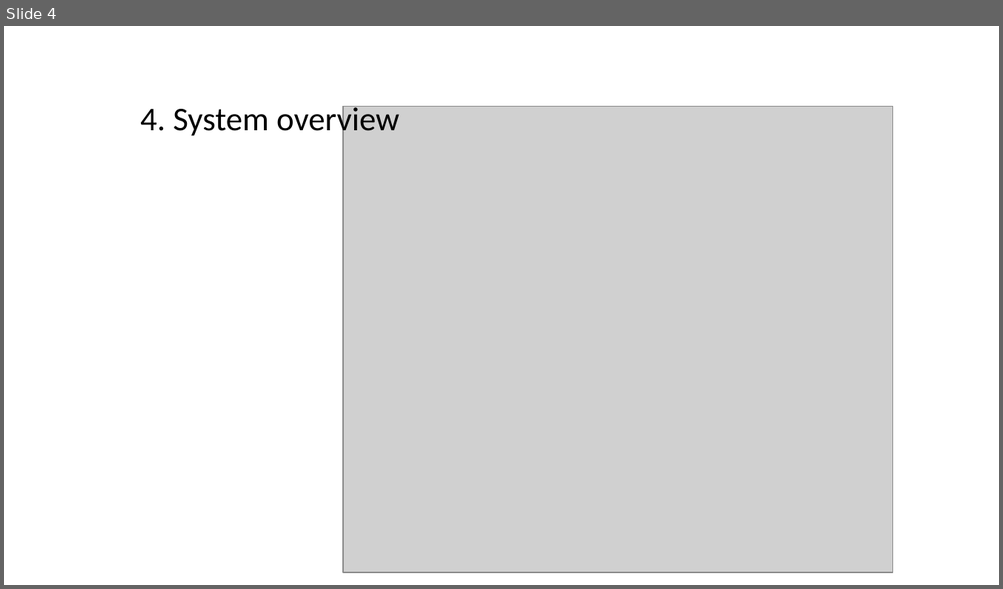
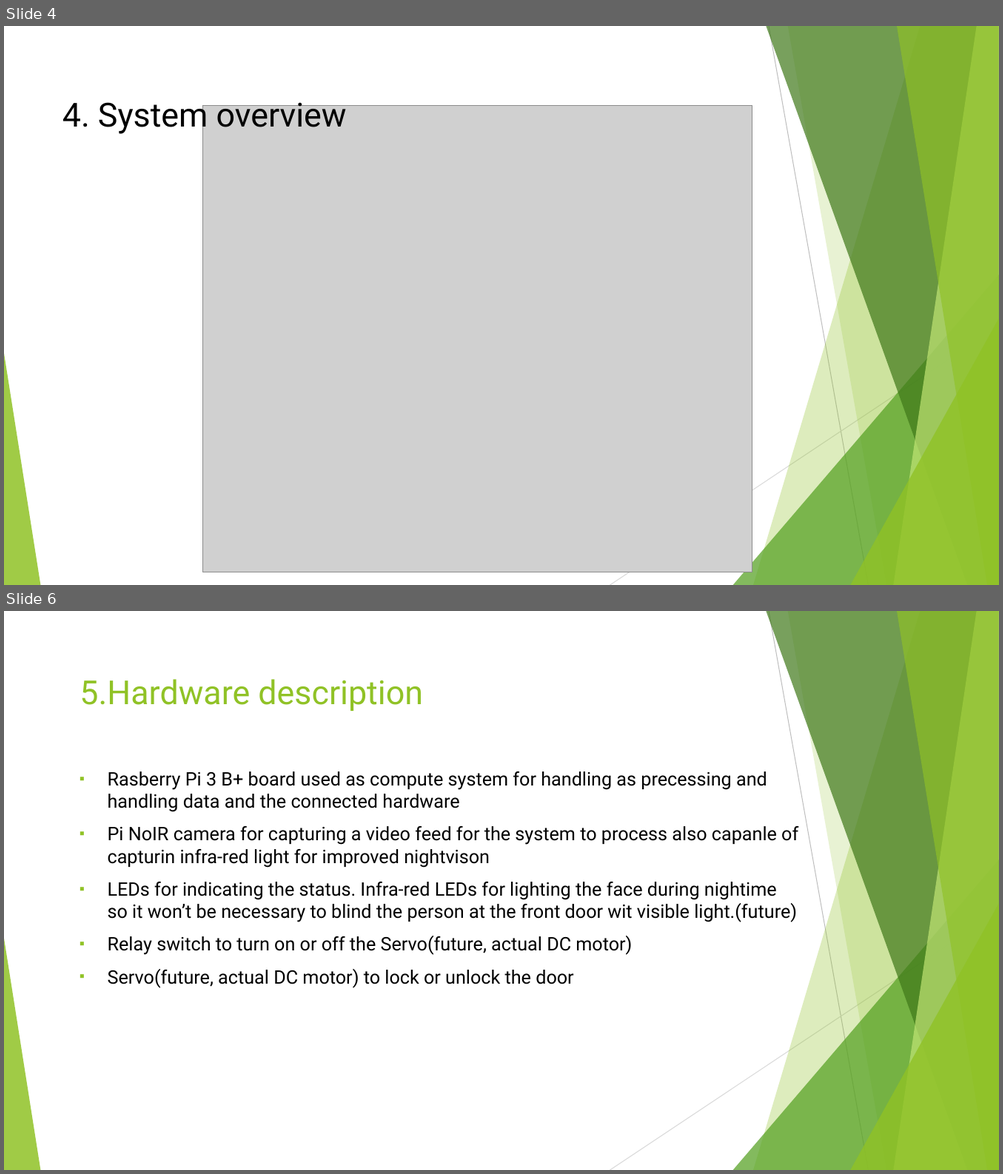
Before and after one commit to r0mac09/MS-sPi, a slide deck: Presentation.pptx. Shown one above the other, each under a label of ours: slide 4 before the commit, slides 4 and 6 after it; the slides between them are not shown. The pictures are 1003x589 and 1003x1174 pixels, drawn with LibreOffice and Linux fonts; fonts in the diff are those of the drawing; grey boxes stand for pictures. Boxes give left, top, right and bottom in pixels: in the first picture for what was removed or moved away, otherwise in the second. Text is boxed around its words. In the diff, an @@ line names an element or a change of style, - is before the commit and + after.

```diff
--- a/Presentation.pptx
+++ b/Presentation.pptx
@@ slide 6 added at bbox=[4, 611, 999, 1170], background #FFFFFF; not listed: 10 template elements that a slide beside it also shows @@
@@ title added at bbox=[79, 679, 423, 711], 32 pt, text #90C226 @@
+5.Hardware description
@@ text added at bbox=[108, 772, 798, 988], 18 pt, text #000000 @@
+▪ Rasberry Pi 3 B+ board used as compute system for handling as precessing and handling data and the connected hardware
+▪ Pi NoIR camera for capturing a video feed for the system to process also capanle of capturin infra-red light for improved nightvison
+▪ LEDs for indicating the status. Infra-red LEDs for lighting the face during nightime so it won’t be necessary to blind the person at the front door wit visible light.(future)
+▪ Relay switch to turn on or off the Servo(future, actual DC motor)
+▪ Servo(future, actual DC motor) to lock or unlock the door
@@ slide 4 changed as well @@
@@ text "4. System overview": place and size @@
-text "4. System overview" at bbox=[140, 103, 399, 139]
+text "4. System overview" at bbox=[62, 96, 347, 136]
@@ text "4. System overview" at bbox=[62, 96, 347, 136]: font Calibri to Roboto @@
@@ picture: place and size @@
-picture at bbox=[343, 107, 893, 573]
+picture at bbox=[202, 106, 752, 572]
@@ group added at bbox=[4, 26, 999, 585]: 5 freeform shapes, 3 triangles, 2 lines @@
```
Also in this commit, not shown: 5 other slides changed, 2 other slides added, 1 slide removed, 3 other files.
